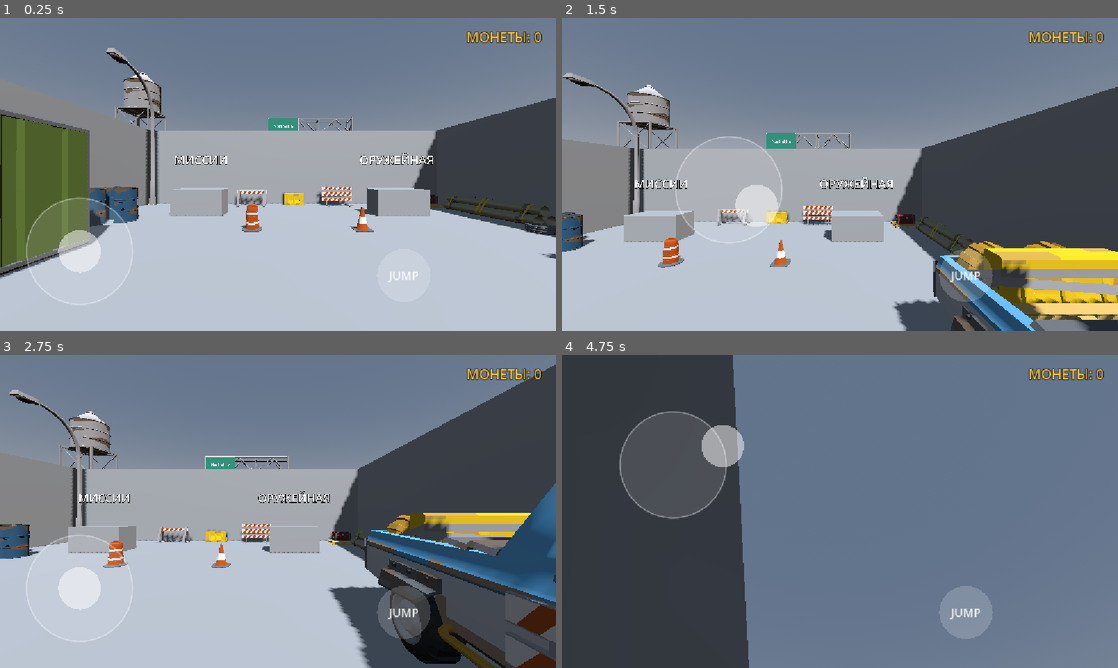
Above: before the commit, frames 1-4 (two rows, left to right).
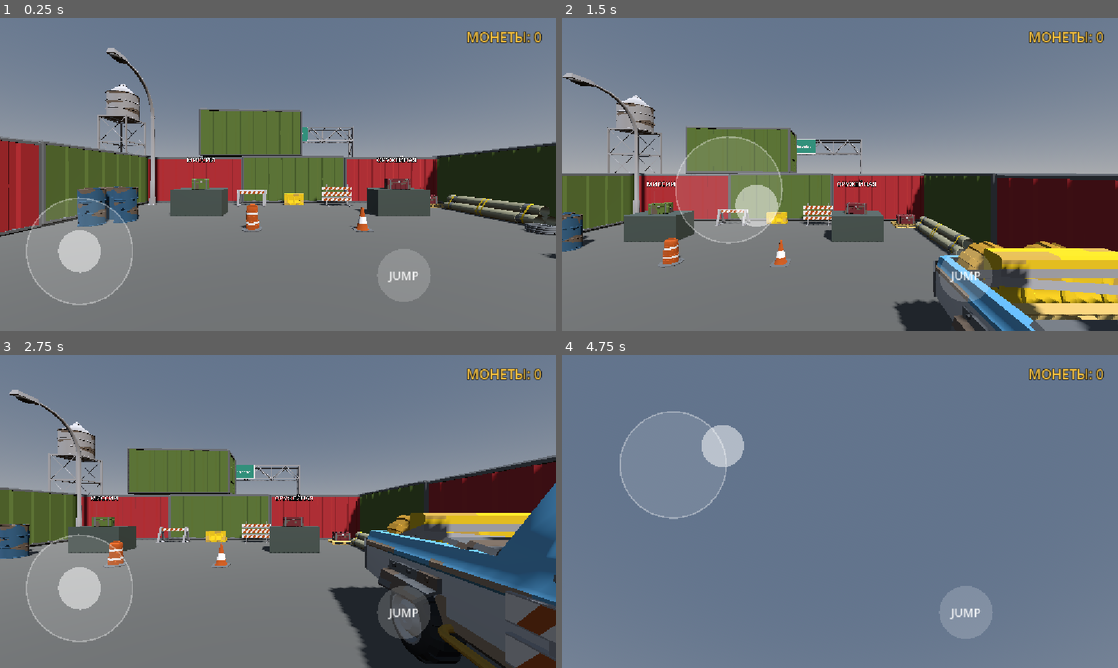
Above: after the commit, the same moments.

Repository: gsmboss/dead-zone
Game: Godot game, scene res://hub/hub.tscn
Same seed, same stepped clock (60 frames per second), same inputs: the game is played once before the commit and once after it.
Inputs (mouse positions are in pixels of both pictures, inside the frame that each line leads up to):
- Up to frame 1 (0.25 s): no input
- Up to frame 2 (1.5 s): tap Enter at 0.5 s; move the mouse to (962, 158) at 0.52 s; hold D (move_right) 0.53-1.25 s; hold F (fire) 0.53-1.25 s; click (962, 158) at 0.67 s; tap Space (jump) at 0.77 s; drag from (728, 190) to (812, 237) at 1.27 s
- Up to frame 3 (2.75 s): move the mouse to (333, 442) at 2.02 s; hold D (move_right) from 2.03 s (still down); tap Q (switch_weapon) at 2.1 s
- Up to frame 4 (4.75 s): release D (move_right) at 2.75 s; drag from (812, 574) to (673, 464) at 2.77 s; tap Space (jump) at 3.5, 3.77 s; move the mouse to (1006, 558) at 3.52 s; hold A (move_left) 3.53-4.25 s; hold F (fire) 3.53-4.25 s; drag from (673, 464) to (756, 433) at 4.27 s

The runs differ from the first frame. In frame 1, 63% of the frame differs, in the area x 0-100%, y 17-100%; in frame 2, 52%; in frame 3, 55%; in frame 4, 32%.

Commit message:
Убежище из моделей вместо серой коробки, исправлены ошибки джойстика
- hub.tscn: CSG-стены заменены невидимыми коллизиями, вокруг двора — ограда из контейнеров
  (два яруса местами), ворота — бронированный грузовик, бочки и колёса в углах
- земля вокруг, дорога от ворот, башня и знак за оградой; пол и столы терминалов с материалами
- на столах терминалов ящики, надписи МИССИИ/ОРУЖЕЙНАЯ меньше и с обводкой
- virtual_joystick.gd: защита от NaN/INF в _to_local и _draw (282 ошибки «Vector2 cannot be normalized»)

Co-Authored-By: Claude Opus 5.5 <noreply@anthropic.com>
Claude-Session: https://claude.ai/code/session_01G1gCmS2E8ZErZBTzgNYfo8

Diff:
--- a/hub/hub.tscn
+++ b/hub/hub.tscn
@@ -34,6 +34,9 @@
 [ext_resource type="PackedScene" path="res://models/environment/Wheel.gltf" id="m_Wheel"]
 [ext_resource type="PackedScene" path="res://models/environment/Wheels_Stack.gltf" id="m_Wheels_Stack"]
 [ext_resource type="Script" path="res://levels/static_prop.gd" id="30_prop1"]
+[ext_resource type="PackedScene" path="res://models/environment/Container_Red.gltf" id="m_Container_Red"]
+[ext_resource type="PackedScene" path="res://models/vehicles/Vehicle_Truck_Armored.gltf" id="m_Vehicle_Truck_Armored"]
+[ext_resource type="PackedScene" path="res://models/environment/Street_Straight.gltf" id="m_Street_Straight"]
 
 [sub_resource type="ProceduralSkyMaterial" id="ProceduralSkyMaterial_hub01"]
 sky_horizon_color = Color(0.66224277, 0.6717428, 0.6867428, 1)
@@ -50,6 +53,25 @@
 [sub_resource type="BoxShape3D" id="BoxShape3D_term01"]
 size = Vector3(3, 2, 3)
 
+[sub_resource type="StandardMaterial3D" id="Mat_hubfloor"]
+albedo_color = Color(0.33, 0.32, 0.3, 1)
+roughness = 0.95
+
+[sub_resource type="StandardMaterial3D" id="Mat_hubground"]
+albedo_color = Color(0.36, 0.31, 0.24, 1)
+roughness = 1.0
+
+[sub_resource type="StandardMaterial3D" id="Mat_hubdesk"]
+albedo_color = Color(0.27, 0.3, 0.27, 1)
+metallic = 0.3
+roughness = 0.6
+
+[sub_resource type="BoxShape3D" id="BoxShape3D_wallx"]
+size = Vector3(16.8, 4, 0.4)
+
+[sub_resource type="BoxShape3D" id="BoxShape3D_wallz"]
+size = Vector3(0.4, 4, 16.8)
+
 [node name="Hub" type="Node3D" unique_id=846140359]
 script = ExtResource("1_hub01")
 
@@ -66,34 +88,112 @@
 transform = Transform3D(1, 0, 0, 0, 1, 0, 0, 0, 1, 0, -0.25, 0)
 use_collision = true
 size = Vector3(16, 0.5, 16)
-
-[node name="WallNorth" type="CSGBox3D" parent="Room" unique_id=618449449]
+material = SubResource("Mat_hubfloor")
+
+[node name="Bounds" type="StaticBody3D" parent="Room" unique_id=616455894]
+
+[node name="North" type="CollisionShape3D" parent="Room/Bounds" unique_id=1816087198]
 transform = Transform3D(1, 0, 0, 0, 1, 0, 0, 0, 1, 0, 2, -8)
-use_collision = true
-size = Vector3(16, 4, 0.4)
-
-[node name="WallSouth" type="CSGBox3D" parent="Room" unique_id=1503359194]
+shape = SubResource("BoxShape3D_wallx")
+
+[node name="South" type="CollisionShape3D" parent="Room/Bounds" unique_id=642730241]
 transform = Transform3D(1, 0, 0, 0, 1, 0, 0, 0, 1, 0, 2, 8)
-use_collision = true
-size = Vector3(16, 4, 0.4)
-
-[node name="WallWest" type="CSGBox3D" parent="Room" unique_id=597186023]
+shape = SubResource("BoxShape3D_wallx")
+
+[node name="West" type="CollisionShape3D" parent="Room/Bounds" unique_id=799878127]
 transform = Transform3D(1, 0, 0, 0, 1, 0, 0, 0, 1, -8, 2, 0)
-use_collision = true
-size = Vector3(0.4, 4, 16)
-
-[node name="WallEast" type="CSGBox3D" parent="Room" unique_id=1290073392]
+shape = SubResource("BoxShape3D_wallz")
+
+[node name="East" type="CollisionShape3D" parent="Room/Bounds" unique_id=523729283]
 transform = Transform3D(1, 0, 0, 0, 1, 0, 0, 0, 1, 8, 2, 0)
-use_collision = true
-size = Vector3(0.4, 4, 16)
+shape = SubResource("BoxShape3D_wallz")
+
+[node name="OutsideGround" type="CSGBox3D" parent="Room" unique_id=514743897]
+transform = Transform3D(1, 0, 0, 0, 1, 0, 0, 0, 1, 0, -0.27, 0)
+size = Vector3(120, 0.5, 120)
+material = SubResource("Mat_hubground")
+
+[node name="Perimeter" type="Node3D" parent="." unique_id=1866425269]
+
+[node name="North1" parent="Perimeter" unique_id=2117909015 instance=ExtResource("m_Container_Red")]
+transform = Transform3D(1, 0, 0, 0, 1, 0, 0, 0, 1, -5.71, 0, -9.28)
+
+[node name="West1" parent="Perimeter" unique_id=347094926 instance=ExtResource("m_Container_Green")]
+transform = Transform3D(0, 0, 1, 0, 1, 0, -1, 0, 0, -9.28, 0, -5.71)
+
+[node name="East1" parent="Perimeter" unique_id=727763166 instance=ExtResource("m_Container_Green")]
+transform = Transform3D(0, 0, -1, 0, 1, 0, 1, 0, 0, 9.28, 0, -5.71)
+
+[node name="North2" parent="Perimeter" unique_id=1122710673 instance=ExtResource("m_Container_Green")]
+transform = Transform3D(-1, 0, 0, 0, 1, 0, 0, 0, -1, 0, 0, -9.28)
+
+[node name="West2" parent="Perimeter" unique_id=2146645364 instance=ExtResource("m_Container_Red")]
+transform = Transform3D(0, 0, 1, 0, 1, 0, -1, 0, 0, -9.28, 0, 0)
+
+[node name="East2" parent="Perimeter" unique_id=1298069806 instance=ExtResource("m_Container_Red")]
+transform = Transform3D(0, 0, -1, 0, 1, 0, 1, 0, 0, 9.28, 0, 0)
+
+[node name="North3" parent="Perimeter" unique_id=1412827761 instance=ExtResource("m_Container_Red")]
+transform = Transform3D(1, 0, 0, 0, 1, 0, 0, 0, 1, 5.71, 0, -9.28)
+
+[node name="West3" parent="Perimeter" unique_id=610694214 instance=ExtResource("m_Container_Green")]
+transform = Transform3D(0, 0, 1, 0, 1, 0, -1, 0, 0, -9.28, 0, 5.71)
+
+[node name="East3" parent="Perimeter" unique_id=412397592 instance=ExtResource("m_Container_Green")]
+transform = Transform3D(0, 0, -1, 0, 1, 0, 1, 0, 0, 9.28, 0, 5.71)
+
+[node name="South1" parent="Perimeter" unique_id=1293766472 instance=ExtResource("m_Container_Red")]
+transform = Transform3D(1, 0, 0, 0, 1, 0, 0, 0, 1, -5.71, 0, 9.28)
+
+[node name="South3" parent="Perimeter" unique_id=1454311809 instance=ExtResource("m_Container_Green")]
+transform = Transform3D(-1, 0, 0, 0, 1, 0, 0, 0, -1, 5.71, 0, 9.28)
+
+[node name="NorthTop" parent="Perimeter" unique_id=1519745620 instance=ExtResource("m_Container_Green")]
+transform = Transform3D(0.99863, 0, 0.052336, 0, 1, 0, -0.052336, 0, 0.99863, -2.4, 2.6, -9.28)
+
+[node name="WestTop" parent="Perimeter" unique_id=1175072793 instance=ExtResource("m_Container_Red")]
+transform = Transform3D(0.034899, 0, 0.999391, 0, 1, 0, -0.999391, 0, 0.034899, -9.28, 2.6, 1.2)
+
+[node name="GateTruck" parent="Perimeter" unique_id=105210123 instance=ExtResource("m_Vehicle_Truck_Armored")]
+transform = Transform3D(0, 0, 1, 0, 1, 0, -1, 0, 0, 0, 0, 9.7)
+
+[node name="CornerNWBarrel1" parent="Perimeter" unique_id=1927763782 instance=ExtResource("m_Barrel")]
+transform = Transform3D(1, 0, 0, 0, 1, 0, 0, 0, 1, -9.3, 0, -9.6)
+
+[node name="CornerNWBarrel2" parent="Perimeter" unique_id=701167581 instance=ExtResource("m_Barrel")]
+transform = Transform3D(1, 0, 0, 0, 1, 0, 0, 0, 1, -9.9, 0, -9.2)
+
+[node name="CornerNWWheels" parent="Perimeter" unique_id=160883825 instance=ExtResource("m_Wheels_Stack")]
+transform = Transform3D(1, 0, 0, 0, 1, 0, 0, 0, 1, -9.9, 0, -9.9)
+
+[node name="CornerSWBarrel1" parent="Perimeter" unique_id=1894062152 instance=ExtResource("m_Barrel")]
+transform = Transform3D(1, 0, 0, 0, 1, 0, 0, 0, 1, -9.3, 0, 9.6)
+
+[node name="CornerSWBarrel2" parent="Perimeter" unique_id=1167621639 instance=ExtResource("m_Barrel")]
+transform = Transform3D(1, 0, 0, 0, 1, 0, 0, 0, 1, -9.9, 0, 9.2)
+
+[node name="CornerSWWheels" parent="Perimeter" unique_id=470827150 instance=ExtResource("m_Wheels_Stack")]
+transform = Transform3D(1, 0, 0, 0, 1, 0, 0, 0, 1, -9.9, 0, 9.9)
+
+[node name="CornerNEBarrel1" parent="Perimeter" unique_id=1801748852 instance=ExtResource("m_Barrel")]
+transform = Transform3D(1, 0, 0, 0, 1, 0, 0, 0, 1, 9.3, 0, -9.6)
+
+[node name="CornerNEBarrel2" parent="Perimeter" unique_id=1846667133 instance=ExtResource("m_Barrel")]
+transform = Transform3D(1, 0, 0, 0, 1, 0, 0, 0, 1, 9.9, 0, -9.2)
+
+[node name="CornerNEWheels" parent="Perimeter" unique_id=510664858 instance=ExtResource("m_Wheels_Stack")]
+transform = Transform3D(1, 0, 0, 0, 1, 0, 0, 0, 1, 9.9, 0, -9.9)
+
+[node name="CornerSEBarrel1" parent="Perimeter" unique_id=1189450433 instance=ExtResource("m_Barrel")]
+transform = Transform3D(1, 0, 0, 0, 1, 0, 0, 0, 1, 9.3, 0, 9.6)
+
+[node name="CornerSEBarrel2" parent="Perimeter" unique_id=1894638472 instance=ExtResource("m_Barrel")]
+transform = Transform3D(1, 0, 0, 0, 1, 0, 0, 0, 1, 9.9, 0, 9.2)
+
+[node name="CornerSEWheels" parent="Perimeter" unique_id=934411673 instance=ExtResource("m_Wheels_Stack")]
+transform = Transform3D(1, 0, 0, 0, 1, 0, 0, 0, 1, 9.9, 0, 9.9)
 
 [node name="Props" type="Node3D" parent="." unique_id=1071477686]
-
-[node name="ContainerGreen" type="StaticBody3D" parent="Props" unique_id=1959167398]
-transform = Transform3D(0, 0, 1, 0, 1, 0, -1, 0, 0, -6.4, 0, 1.5)
-script = ExtResource("30_prop1")
-
-[node name="Model" parent="Props/ContainerGreen" unique_id=1302102035 instance=ExtResource("m_Container_Green")]
 
 [node name="PickupArmored" type="StaticBody3D" parent="Props" unique_id=1940099285]
 transform = Transform3D(1, 0, 0, 0, 1, 0, 0, 0, 1, 5.9, 0, 2.5)
@@ -240,10 +340,10 @@
 [node name="Outside" type="Node3D" parent="Props" unique_id=1387670034]
 
 [node name="WaterTower" parent="Props/Outside" unique_id=164601866 instance=ExtResource("m_WaterTower")]
-transform = Transform3D(1, 0, 0, 0, 1, 0, 0, 0, 1, -11, 0, -12)
+transform = Transform3D(1, 0, 0, 0, 1, 0, 0, 0, 1, -14, 0, -14)
 
 [node name="TownSign" parent="Props/Outside" unique_id=1770975072 instance=ExtResource("m_TownSign")]
-transform = Transform3D(1, 0, 0, 0, 1, 0, 0, 0, 1, 4, 0, -10.5)
+transform = Transform3D(1, 0, 0, 0, 1, 0, 0, 0, 1, 5, 0, -13)
 
 [node name="Player" parent="." unique_id=1830088657 node_paths=PackedStringArray("touch_controls") instance=ExtResource("2_plr01")]
 transform = Transform3D(1, 0, 0, 0, 1, 0, 0, 0, 1, 0, 0.1, 4)
@@ -263,12 +363,18 @@
 transform = Transform3D(1, 0, 0, 0, 1, 0, 0, 0, 1, 0, 0.5, 0)
 use_collision = true
 size = Vector3(2, 1, 1)
+material = SubResource("Mat_hubdesk")
+
+[node name="DeskItem" parent="MissionTerminal" unique_id=351917617 instance=ExtResource("m_Chest")]
+transform = Transform3D(0.939693, 0, 0.34202, 0, 1, 0, -0.34202, 0, 0.939693, 0, 1, 0)
 
 [node name="Label3D" type="Label3D" parent="MissionTerminal" unique_id=824246358]
 transform = Transform3D(1, 0, 0, 0, 1, 0, 0, 0, 1, 0, 2.2, 0)
+pixel_size = 0.004
 billboard = 1
 text = "МИССИИ"
-font_size = 96
+font_size = 64
+outline_size = 16
 
 [node name="ShopTerminal" type="Area3D" parent="." unique_id=813106454]
 transform = Transform3D(1, 0, 0, 0, 1, 0, 0, 0, 1, 4, 0, -5)
@@ -284,12 +390,27 @@
 transform = Transform3D(1, 0, 0, 0, 1, 0, 0, 0, 1, 0, 0.5, 0)
 use_collision = true
 size = Vector3(2, 1, 1)
+material = SubResource("Mat_hubdesk")
+
+[node name="DeskItem" parent="ShopTerminal" unique_id=287222683 instance=ExtResource("m_Chest_Special")]
+transform = Transform3D(0.984808, 0, -0.173648, 0, 1, 0, 0.173648, 0, 0.984808, 0, 1, 0)
 
 [node name="Label3D" type="Label3D" parent="ShopTerminal" unique_id=1975959397]
 transform = Transform3D(1, 0, 0, 0, 1, 0, 0, 0, 1, 0, 2.2, 0)
+pixel_size = 0.004
 billboard = 1
 text = "ОРУЖЕЙНАЯ"
-font_size = 96
+font_size = 64
+outline_size = 16
+
+[node name="Road1" parent="Props/Outside" unique_id=492718981 instance=ExtResource("m_Street_Straight")]
+transform = Transform3D(1, 0, 0, 0, 1, 0, 0, 0, 1, 0, 0, 15)
+
+[node name="Road2" parent="Props/Outside" unique_id=811867347 instance=ExtResource("m_Street_Straight")]
+transform = Transform3D(1, 0, 0, 0, 1, 0, 0, 0, 1, 0, 0, 23)
+
+[node name="Road3" parent="Props/Outside" unique_id=790377927 instance=ExtResource("m_Street_Straight")]
+transform = Transform3D(1, 0, 0, 0, 1, 0, 0, 0, 1, 0, 0, 31)
 
 [node name="HUD" type="CanvasLayer" parent="." unique_id=329524396]
 
--- a/ui/touch/virtual_joystick.gd
+++ b/ui/touch/virtual_joystick.gd
@@ -28,8 +28,11 @@
 
 
 func begin(viewport_pos: Vector2) -> void:
+	var local_pos: Vector2 = _to_local(viewport_pos)
+	if not local_pos.is_finite():
+		return
 	_active = true
-	_center = _to_local(viewport_pos)
+	_center = local_pos
 	# База не должна вылезать за край зоны
 	_center.x = clampf(_center.x, radius, maxf(radius, size.x - radius))
 	_center.y = clampf(_center.y, radius, maxf(radius, size.y - radius))
@@ -50,7 +53,10 @@
 
 
 func _update_knob(viewport_pos: Vector2) -> void:
-	var offset: Vector2 = (_to_local(viewport_pos) - _center).limit_length(radius)
+	var local_pos: Vector2 = _to_local(viewport_pos)
+	if not local_pos.is_finite() or radius <= 0.0:
+		return
+	var offset: Vector2 = (local_pos - _center).limit_length(radius)
 	_knob = _center + offset
 
 	var raw: Vector2 = offset / radius
@@ -63,8 +69,12 @@
 	queue_redraw()
 
 
+## Нефинитный результат (вырожденная трансформация в первые кадры) — Vector2.INF
 func _to_local(viewport_pos: Vector2) -> Vector2:
-	return get_global_transform_with_canvas().affine_inverse() * viewport_pos
+	var xform: Transform2D = get_global_transform_with_canvas()
+	if is_zero_approx(xform.determinant()):
+		return Vector2.INF
+	return xform.affine_inverse() * viewport_pos
 
 
 func _rest_center() -> Vector2:
@@ -77,6 +87,13 @@
 
 
 func _draw() -> void:
+	# Защита от NaN/INF: иначе draw_arc сыплет ошибками нормализации каждый кадр
+	if not _center.is_finite() or not _knob.is_finite():
+		_center = _rest_center()
+		_knob = _center
+	if radius <= 0.0 or not is_finite(radius):
+		return
 	draw_circle(_center, radius, base_color)
-	draw_arc(_center, radius, 0.0, TAU, 48, ring_color, 3.0, true)
+	# Без antialiased: сглаженная дуга в Compatibility даёт ошибки нормализации
+	draw_arc(_center, radius, 0.0, TAU, 48, ring_color, 3.0, false)
 	draw_circle(_knob, radius * 0.4, knob_color)
Not shown, changed: CLAUDE.md
